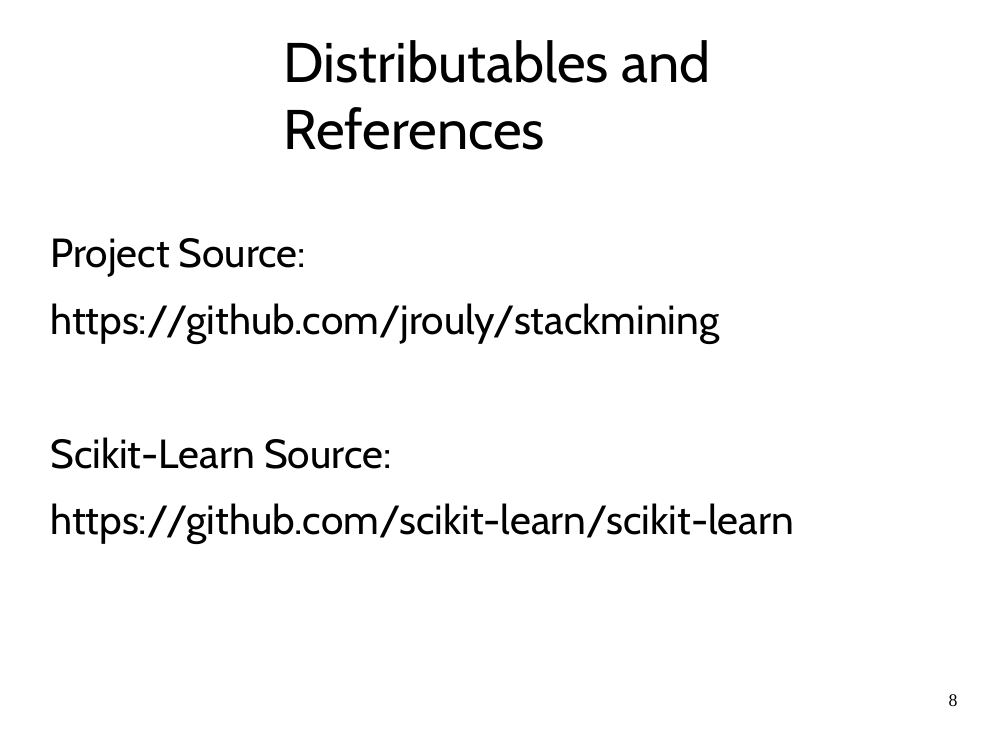
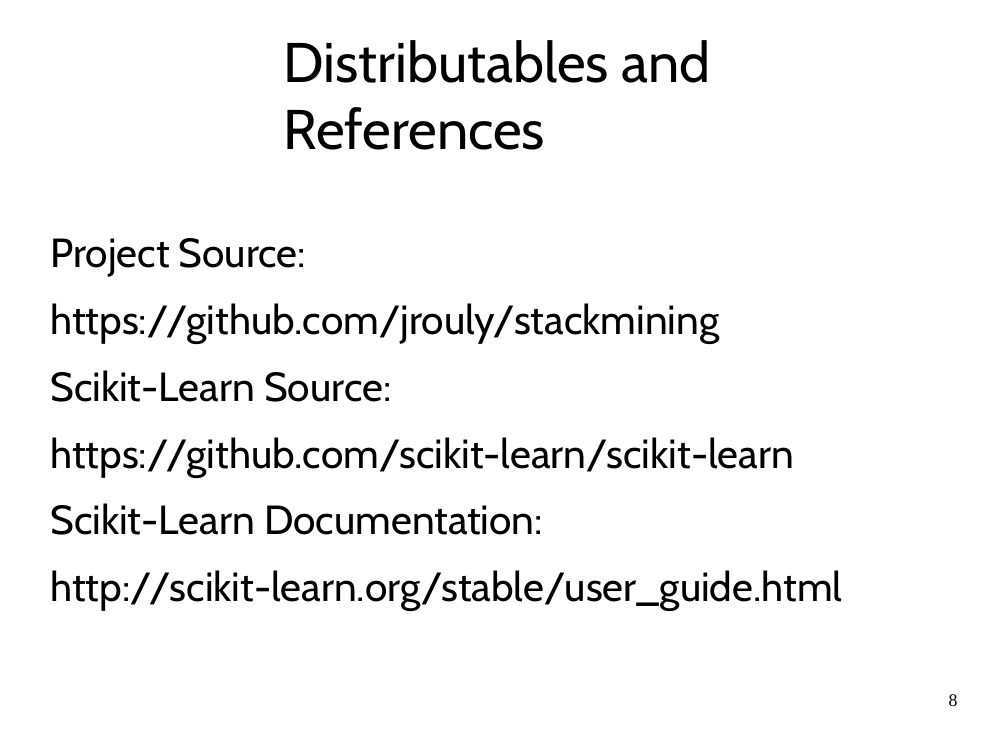
Before and after one commit to jrouly/stackmining, a slide deck: slide 8 of presentation/rouly_wells_presentation.odp. Drawn at 1008x756 pixels with LibreOffice and Linux fonts; fonts in the diff are those of the drawing; background and template pictures are left out. Boxes give left, top, right and bottom in pixels: in the first picture for what was removed or moved away, otherwise in the second. Text is boxed around its words. In the diff, an @@ line names an element or a change of style, - is before the commit and + after.

```diff
--- a/presentation/rouly_wells_presentation.odp
+++ b/presentation/rouly_wells_presentation.odp
@@ text at box(50, 503, 842, 610): paragraphs added @@
+Scikit-Learn Documentation:
+http://scikit-learn.org/stable/user_guide.html
```
Also in this commit, not shown: 2 other slides changed, 1 slide added, 1 slide removed, 1 other file.
